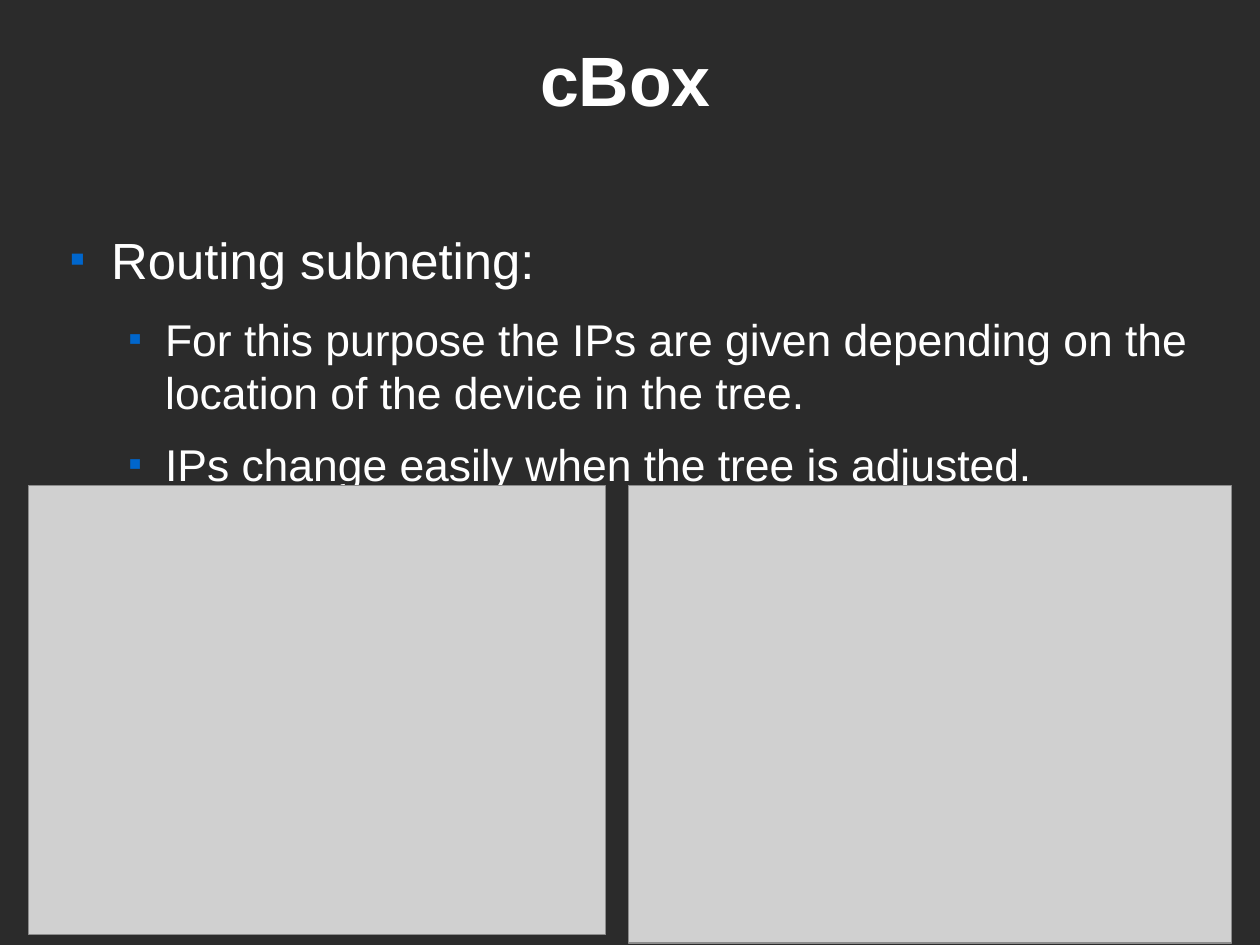
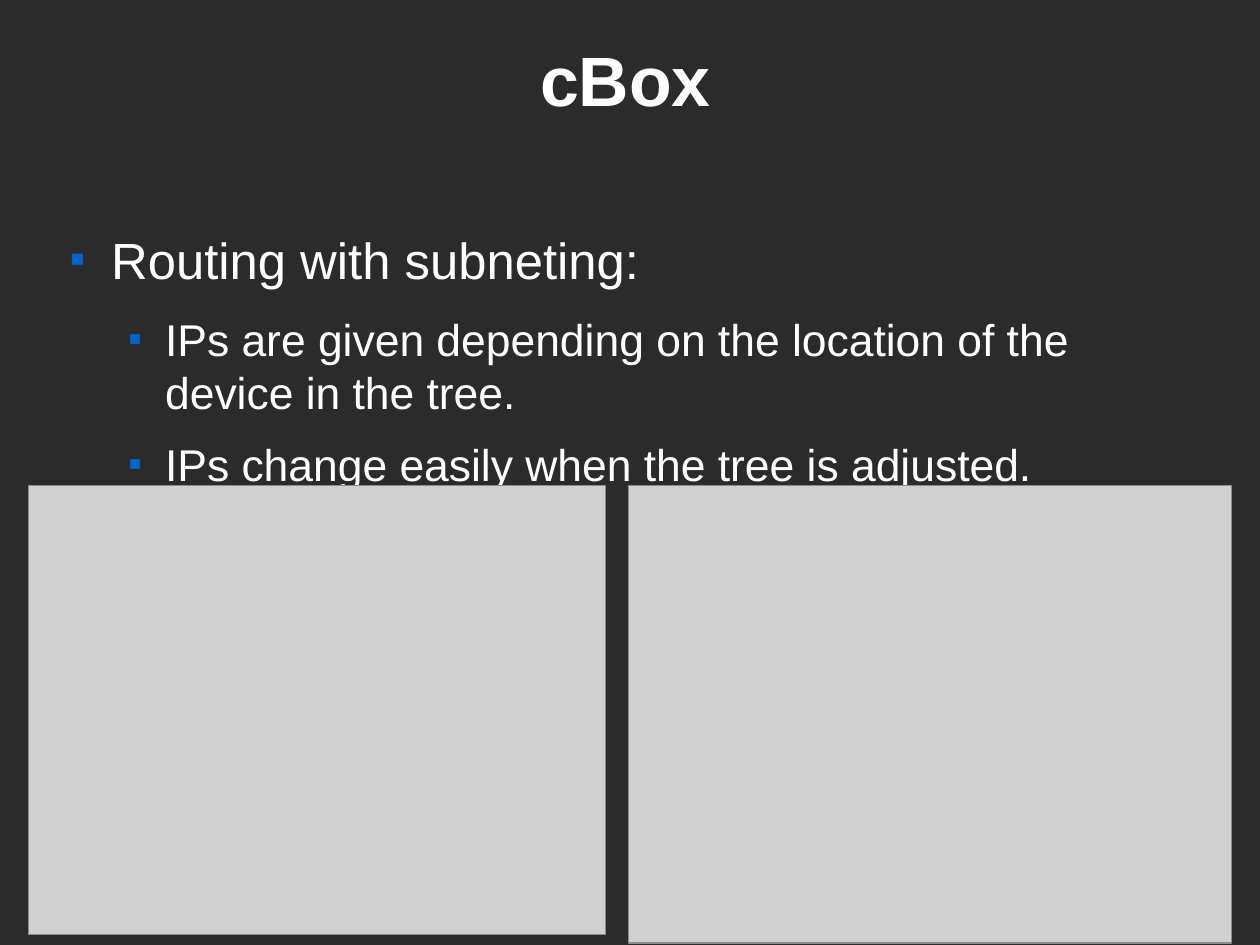
Before and after one commit to CEID-DS/cbox, a slide deck: slide 4 of doc/fosscomm/ZeroConf.odp. Drawn at 1260x945 pixels with LibreOffice and Linux fonts; fonts in the diff are those of the drawing; grey boxes stand for pictures; background and template pictures are left out; a plain dark background stands for a picture behind light text. Boxes give left, top, right and bottom in pixels: in the first picture for what was removed or moved away, otherwise in the second. Text is boxed around its words. In the diff, an @@ line names an element or a change of style, - is before the commit and + after.

```diff
--- a/doc/fosscomm/ZeroConf.odp
+++ b/doc/fosscomm/ZeroConf.odp
@@ text at (111,242,1069,410): text changed @@
-■ Routing subneting:
-  ■ For this purpose the IPs are given depending on the location of the device in the tree.
+■ Routing with subneting:
+  ■ IPs are given depending on the location of the device in the tree.
```
Also in this commit, not shown: 8 other slides changed, 2 other files.
